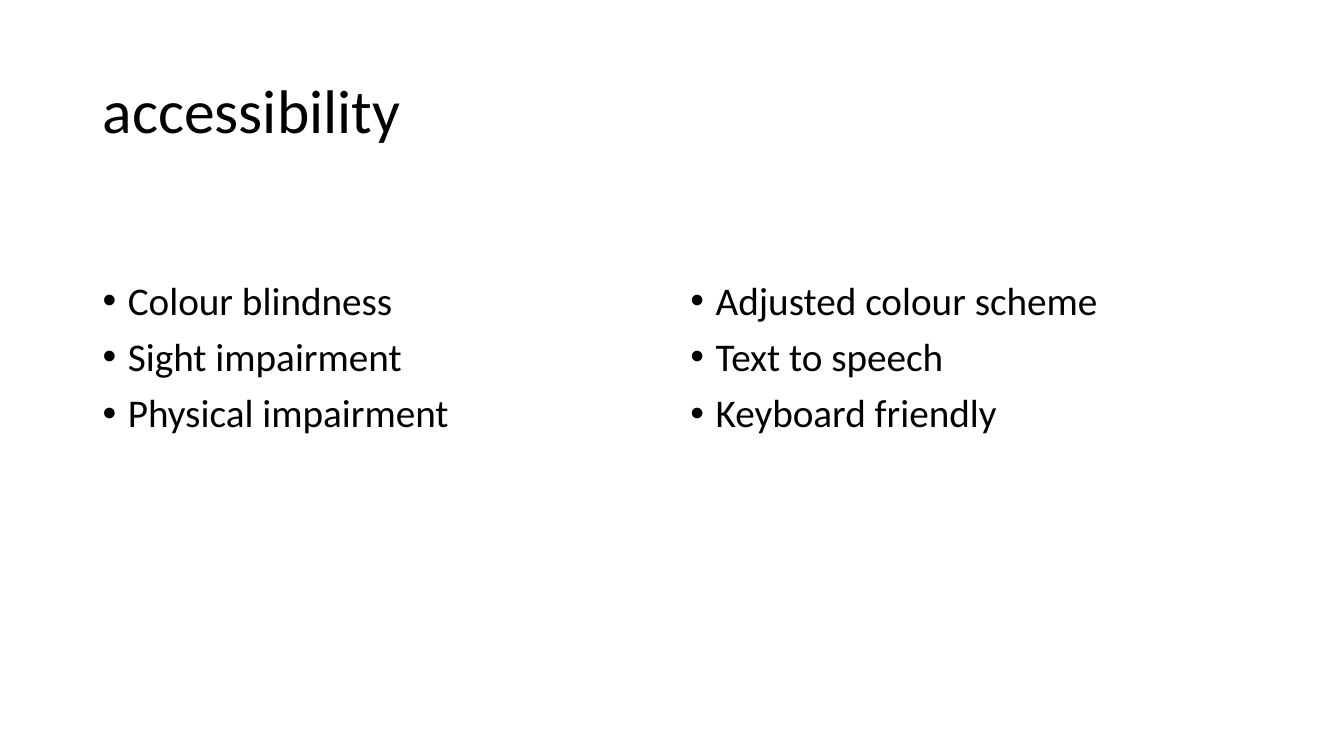
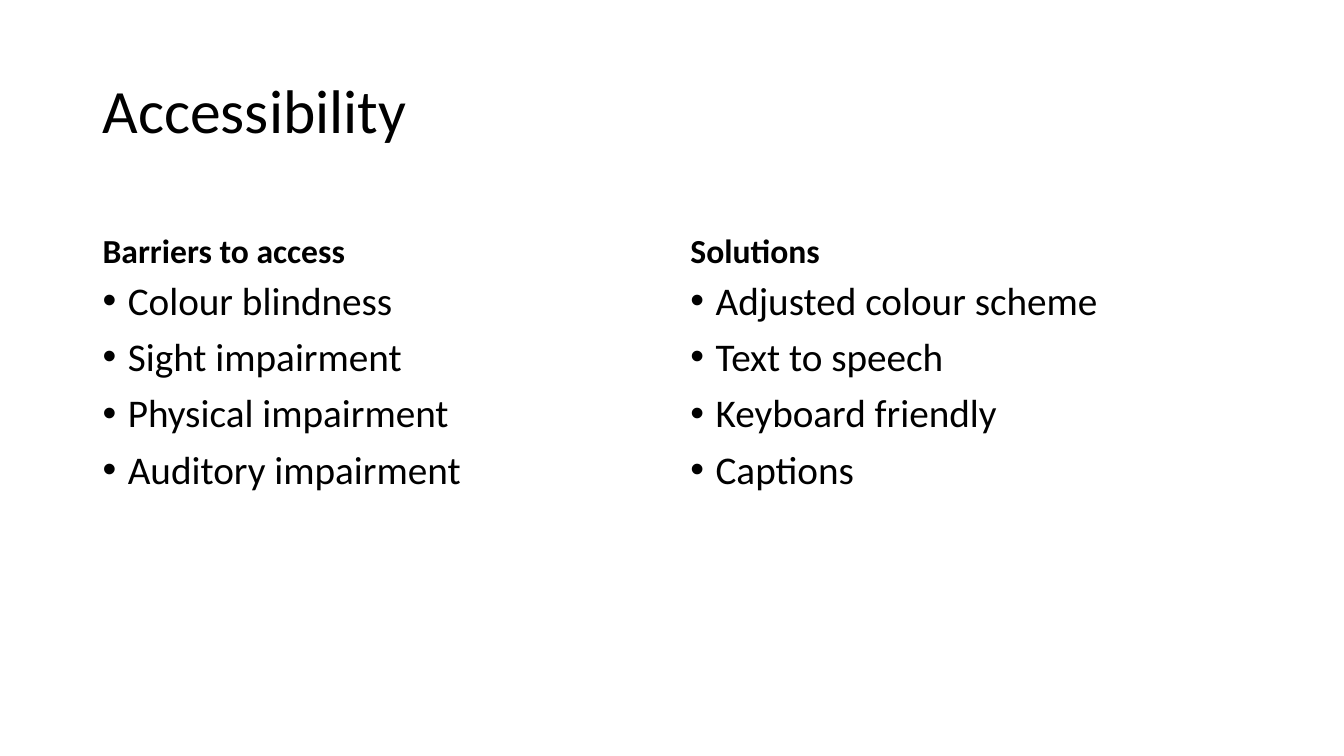
Before and after one commit to Christopher-Annandale/davetoys, a slide deck: slide 4 of Presentation slides.pptx (slide 5 before the commit). Drawn at 1344x756 pixels with LibreOffice and Linux fonts; fonts in the diff are those of the drawing. Boxes give left, top, right and bottom in pixels: in the first picture for what was removed or moved away, otherwise in the second. Text is boxed around its words. In the diff, an @@ line names an element or a change of style, - is before the commit and + after.

```diff
--- a/Presentation slides.pptx
+++ b/Presentation slides.pptx
@@ title at (x1=103, y1=90, x2=407, y2=143): text changed @@
-accessibility
+Accessibility
@@ text added at (x1=103, y1=239, x2=345, y2=264), 24 pt, text #000000, bold @@
+Barriers to access
@@ text added at (x1=690, y1=239, x2=819, y2=264), 24 pt, text #000000, bold @@
+Solutions
@@ text at (x1=128, y1=456, x2=460, y2=491): paragraph added @@
+• Auditory impairment
@@ text at (x1=716, y1=457, x2=854, y2=491): paragraph added @@
+• Captions
```
Also in this commit, not shown: 3 other slides changed, 1 slide removed.
